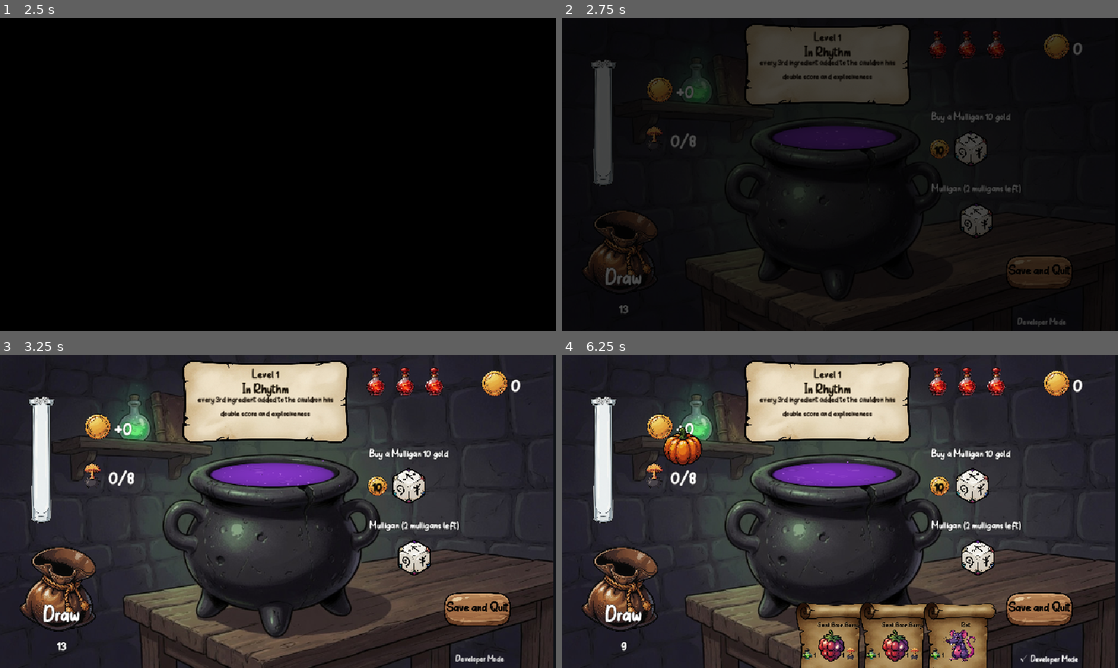
Above: before the commit, frames 1-4 (two rows, left to right).
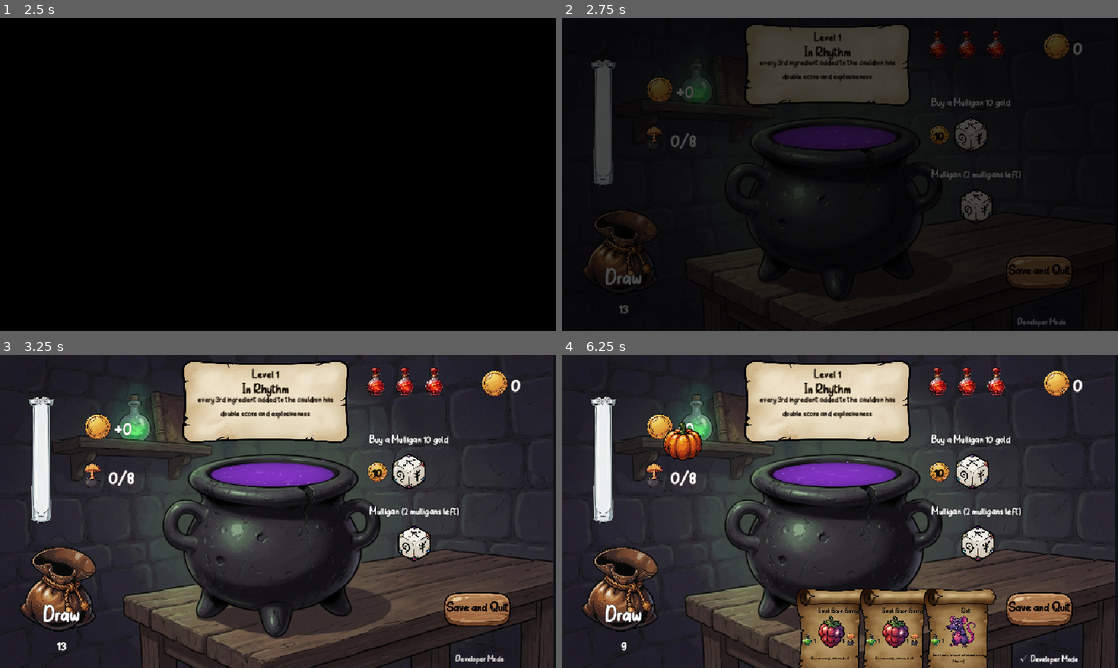
Above: after the commit, the same moments.

Repository: RidoutAlexander/alchemy-roguelite-godot
Game: Godot game, scene res://scenes/main_menu.tscn
Same seed, same stepped clock (60 frames per second), same inputs: the game is played once before the commit and once after it. Video files are missing from this copy of the repository; at most half a second of black plays in their place. Sound files missing from this copy of the repository are replaced by a short silence.
Inputs (mouse positions are in pixels of both pictures, inside the frame that each line leads up to; where the layout moved, square brackets give the same spot in the first picture):
- Up to frame 1 (2.5 s): click "Play" at 0.5 s; click "Easy" at 1.25 s; move the mouse to (400, 158) at 2.02 s; click (400, 158) at 2.17 s
- Up to frame 2 (2.75 s): no input
- Up to frame 3 (3.25 s): click (283, 480) at 2.75 s
- Up to frame 4 (6.25 s): click "Draw" at 3.5 s; click (967, 470) [967, 486] at 4.25 s; click (973, 542) [973, 558] at 5 s; click "Developer Mode" at 5.75 s

Frame 1 is identical in both runs. In frame 2, 1.8% of the frame differs, in the area x 66-83%, y 25-70%; in frame 3, 2.8%; in frame 4, 9.1%, in the area x 18-83%, y 21-100%.

Commit message:
Restore hand card vertical position; remove top margin offset

Diff:
--- a/scenes/ui/player_hand_row.tscn
+++ b/scenes/ui/player_hand_row.tscn
@@ -3,12 +3,12 @@
 [ext_resource type="Script" path="res://scripts/ui/player_hand_row.gd" id="1_script"]
 
 [node name="PlayerHandRow" type="Control"]
-custom_minimum_size = Vector2(720, 206)
+custom_minimum_size = Vector2(720, 180)
 layout_mode = 0
 offset_left = 102.0
 offset_top = 360.0
 offset_right = 822.0
-offset_bottom = 566.0
+offset_bottom = 540.0
 mouse_filter = 0
 script = ExtResource("1_script")
 
--- a/scripts/ui/player_hand_row.gd
+++ b/scripts/ui/player_hand_row.gd
@@ -20,7 +20,6 @@
 const PLAY_BUTTON_GAP := 12.0
 const RHYTHM_SHAKE_OFFSET := Vector2(5.0, 2.0)
 const RHYTHM_SHAKE_STEP := 0.07
-const SLOT_TOP_MARGIN := 26.0
 
 @onready var _slot_row: Control = $SlotRow
 @onready var _drag_layer: Control = $DragLayer
@@ -361,7 +360,7 @@
 		var anchor := _slot_anchors[slot_index]
 		if anchor == null:
 			continue
-		var rest := Vector2(start_x + SLOT_OVERLAP * slot_index, SLOT_TOP_MARGIN)
+		var rest := Vector2(start_x + SLOT_OVERLAP * slot_index, 0.0)
 		anchor.position = rest
 		_anchor_rest_positions.append(rest)
 		_apply_slot_z_index(slot_index)
